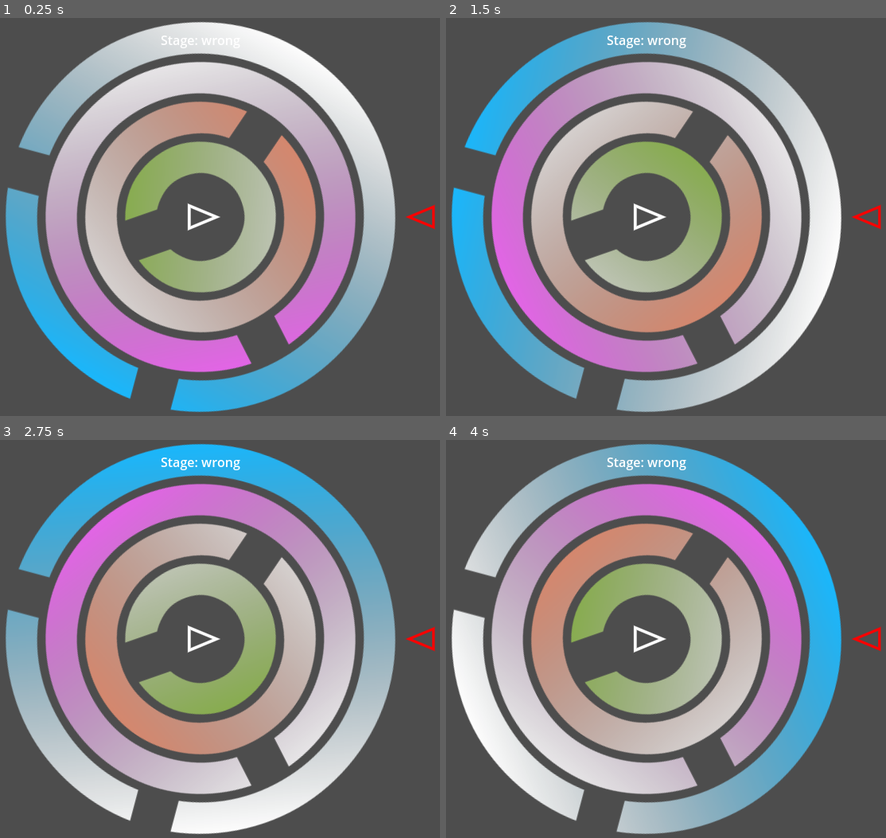
Above: before the commit, frames 1-4 (two rows, left to right).
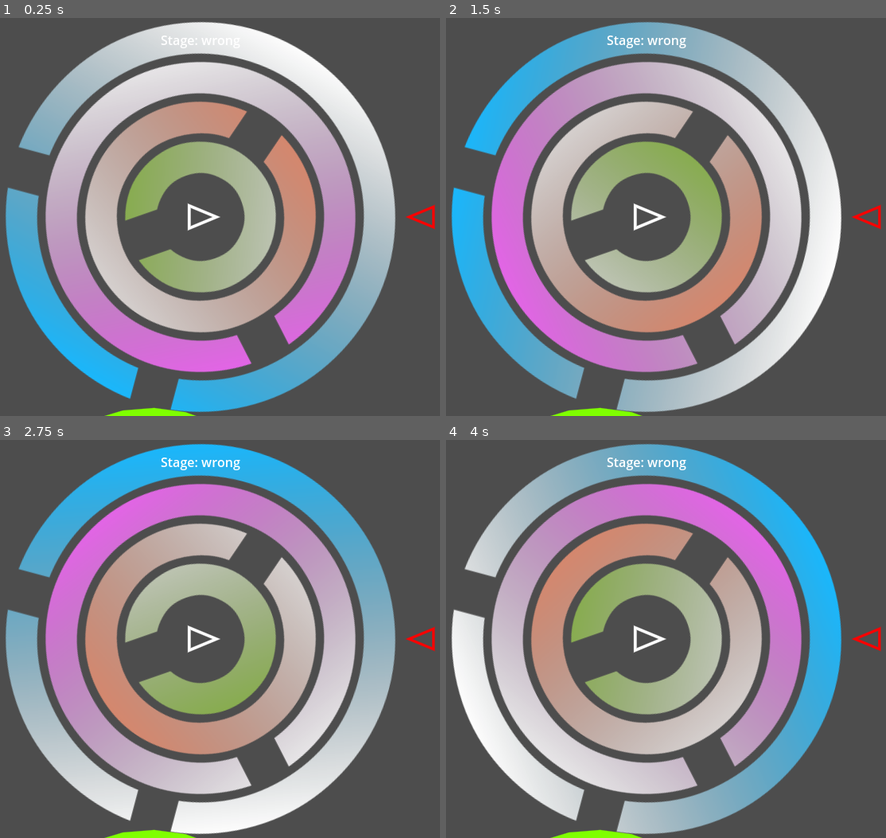
Above: after the commit, the same moments.

Repository: LettucePie/october
Game: Godot game, scene res://game.tscn
The game is run twice, just before and just after one commit, with the same random seed, the same clock (stepped at 60 frames per second) and the same inputs.
Inputs (mouse positions are in pixels of both pictures, inside the frame that each line leads up to):
- Up to frame 1 (0.25 s): no input
- Up to frame 2 (1.5 s): move the mouse to (767, 197) at 0.52 s; click (767, 197) at 0.67 s; move the mouse to (534, 236) at 1.27 s; click (534, 236) at 1.42 s
- Up to frame 3 (2.75 s): move the mouse to (255, 551) at 2.02 s; click (255, 551) at 2.17 s
- Up to frame 4 (4 s): move the mouse to (617, 718) at 2.77 s; click (617, 718) at 2.92 s; move the mouse to (815, 698) at 3.52 s; click (815, 698) at 3.67 s

The runs differ from the first frame. In frame 1, 0.3% of the frame differs, in the area x 23-45%, y 97-100%; in frame 2, 0.3%; in frame 3, 0.3%; in frame 4, 0.3%.

Commit message:
more work on channel lock

Diff:
--- /dev/null
+++ b/components/channel.gd
@@ -0,0 +1,29 @@
+@tool
+extends Node2D
+class_name Channel
+
+const DEF_radius : float = 50.0
+@export_range(1.0, 4.0, 1.0) var radius_multiplier : float = 1.0
+@export_range(0.0, 360.0, 15.0) var point_a_angle : float = 90
+@export_range(0.0, 360.0, 15.0) var point_b_angle: float = 180
+var point_a : Vector2 = Vector2.ZERO
+var point_b : Vector2 = Vector2.ZERO
+
+
+func _process(delta) -> void:
+	point_a = self.position + (Vector2.RIGHT.rotated(deg_to_rad(point_a_angle)) * (DEF_radius * radius_multiplier))
+	point_b = self.position + (Vector2.RIGHT.rotated(deg_to_rad(point_b_angle)) * (DEF_radius * radius_multiplier))
+	queue_redraw()
+
+
+func _draw() -> void:
+	draw_arc(
+		self.global_position,
+		DEF_radius * radius_multiplier + 25,
+		deg_to_rad(point_a_angle),
+		deg_to_rad(point_b_angle),
+		12,
+		Color.CHARTREUSE,
+		20,
+		true
+		)
--- a/rings/ring_2a.tscn
+++ b/rings/ring_2a.tscn
@@ -1,8 +1,9 @@
-[gd_scene load_steps=6 format=3 uid="uid://b1gaxp4oi33wh"]
+[gd_scene load_steps=7 format=3 uid="uid://b1gaxp4oi33wh"]
 
 [ext_resource type="Script" uid="uid://djs1b52ef4ukb" path="res://rings/ring.gd" id="1_ov22u"]
 [ext_resource type="Texture2D" uid="uid://emn3mctwh5id" path="res://rings/lvl2_cut_a.png" id="2_ov22u"]
 [ext_resource type="PackedScene" uid="uid://c3mtytyei13l8" path="res://components/clearing.tscn" id="3_bhuq4"]
+[ext_resource type="Script" uid="uid://2bcvbhamef4s" path="res://components/channel.gd" id="4_awhe1"]
 
 [sub_resource type="Gradient" id="Gradient_veync"]
 colors = PackedColorArray(0, 0, 0, 0, 1, 1, 1, 1)
@@ -29,3 +30,9 @@
 
 [node name="clearing" parent="." instance=ExtResource("3_bhuq4")]
 position = Vector2(174, 0)
+
+[node name="channel" type="Node2D" parent="."]
+script = ExtResource("4_awhe1")
+radius_multiplier = 3.0
+point_a_angle = 135.0
+point_b_angle = 270.0
Not shown, added: components/channel.gd.uid
Not shown, changed: export_presets.cfg
